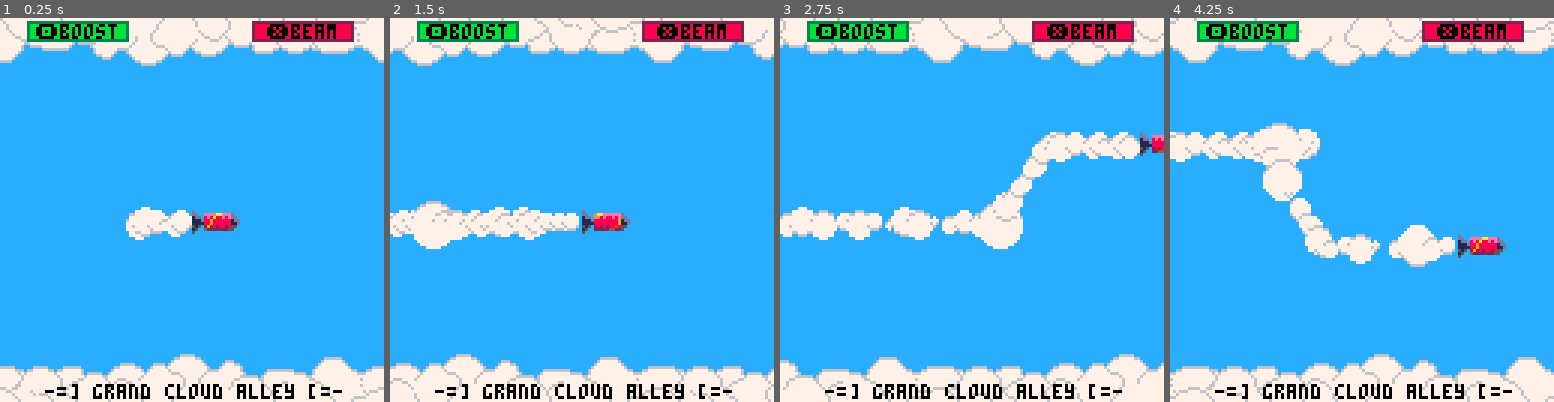
Above: before the commit, frames 1-4 (left to right).
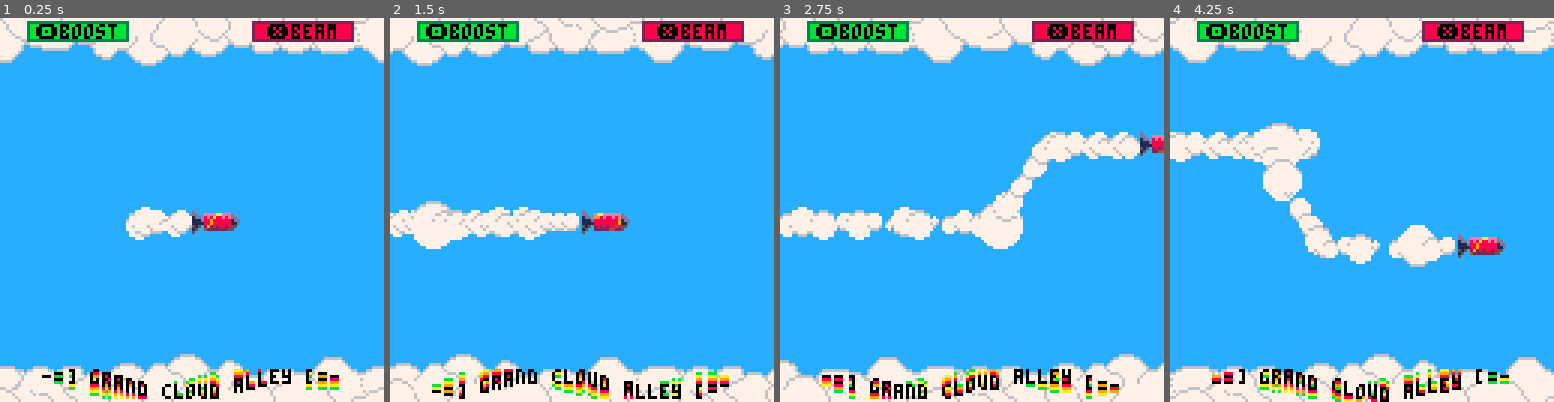
Above: after the commit, the same moments.

Repository: impliedchaos/grand_cloud_alley
Game: PICO-8 cartridge ground_cloud_alley.p8
The game is run twice, just before and just after one commit, with the same random seed, the same clock (stepped at 60 frames per second) and the same inputs.
Inputs:
- Up to frame 1 (0.25 s): no input
- Up to frame 2 (1.5 s): tap X (X key) at 0.33, 1.07 s; tap O (Z key) at 0.7 s
- Up to frame 3 (2.75 s): hold Right 1.6-2.1 s; tap O (Z key) at 1.7, 2.1, 2.5 s; tap X (X key) at 1.85 s; hold Up 2.15-2.42 s; hold Right from 2.47 s (still down)
- Up to frame 4 (4.25 s): tap O (Z key) every 0.4 s from 2.9 to 4.1 s; tap X (X key) at 2.97, 4.08 s; release Right at 3.03 s; hold Left 3.08-3.58 s; hold Down 3.63-3.97 s; hold Right from 4.02 s (still down)

The runs differ from the first frame. In frame 1, 2.6% of the frame differs, in the area x 10-90%, y 91-100%; in frame 2, 2.6%; in frame 3, 2.6%; in frame 4, 2.7%.

Commit message:
fixes

Diff:
--- a/ground_cloud_alley.p8
+++ b/ground_cloud_alley.p8
@@ -78,6 +78,19 @@
  local frame=py&7
  spr(2+frame*2,x,y,2,1)
  ox,oy=x,y
+ -- beam cannon
+ if (fire and beam>0) then
+   local fr2=py&3
+   local pos=x+16
+   if (pos<127) then
+     spr(64+fr2,pos,y)
+     pos+=8
+     while (pos<127) do
+       spr(80+fr2,pos,y)
+       pos+=8
+     end
+   end
+ end
 
  -- draw clouds
  spr(32,py*-1,112,16,2)
@@ -96,20 +109,16 @@
  if (smoke) print("🅾️boost",12,2,7) else print("🅾️boost",12,2,0)
  if (beam>0) rectfill(85,2,beam/4+85,6,8)
  if (fire) print("❎beam",89,2,7) else print("❎beam",89,2,0)
- if (fire and beam>0) then
-   local fr2=py&3
-   local pos=x+16
-   if (pos<127) then
-     spr(64+fr2,pos,y)
-     pos+=8
-     while (pos<127) do
-       spr(80+fr2,pos,y)
-       pos+=8
-     end
-   end
- end
-
- print("-=] grand cloud alley [=-",15,122,0)
+
+ local s="-=] grand cloud alley [=-"
+-- print("-=] grand cloud alley [=-",15,122,0)
+ for i=1,#s do
+  print(sub(s,i,i),10+i*4,120+sin(i/20+(py&63)/63+0.2)*3,11)
+  print(sub(s,i,i),10+i*4,120+sin(i/20+(py&63)/63+0.15)*3,10)
+  print(sub(s,i,i),10+i*4,120+sin(i/20+(py&63)/63+0.1)*3,9)
+  print(sub(s,i,i),10+i*4,120+sin(i/20+(py&63)/63+0.05)*3,8)
+  print(sub(s,i,i),10+i*4,120+sin(i/20+(py&63)/63)*3,0)
+ end
 end
 
 
Not shown, changed: 130 lines of the sprite sheet (__gfx__) section of ground_cloud_alley.p8
Not shown, changed: the thumbnail (__label__) section of ground_cloud_alley.p8
